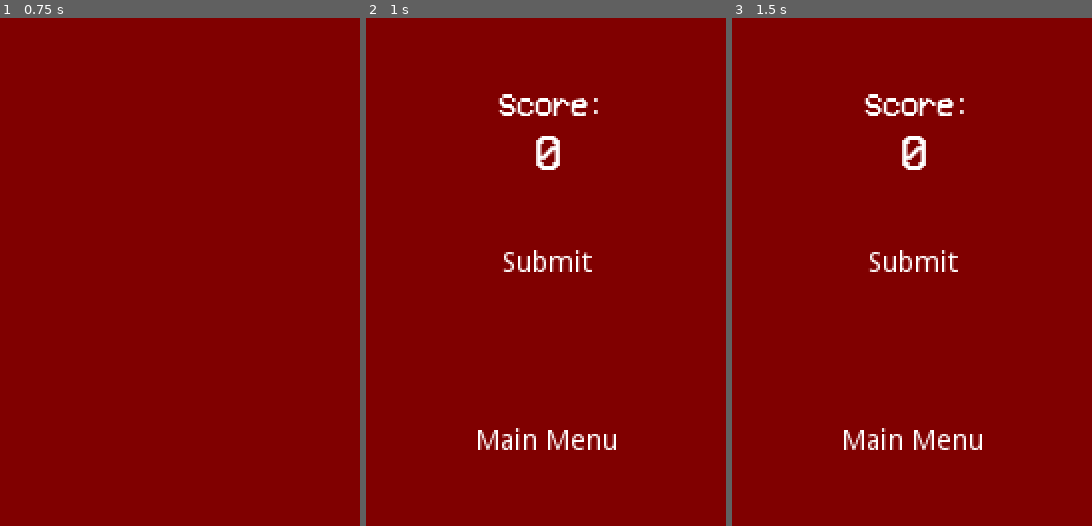
Above: before the commit, frames 1-3 (left to right).
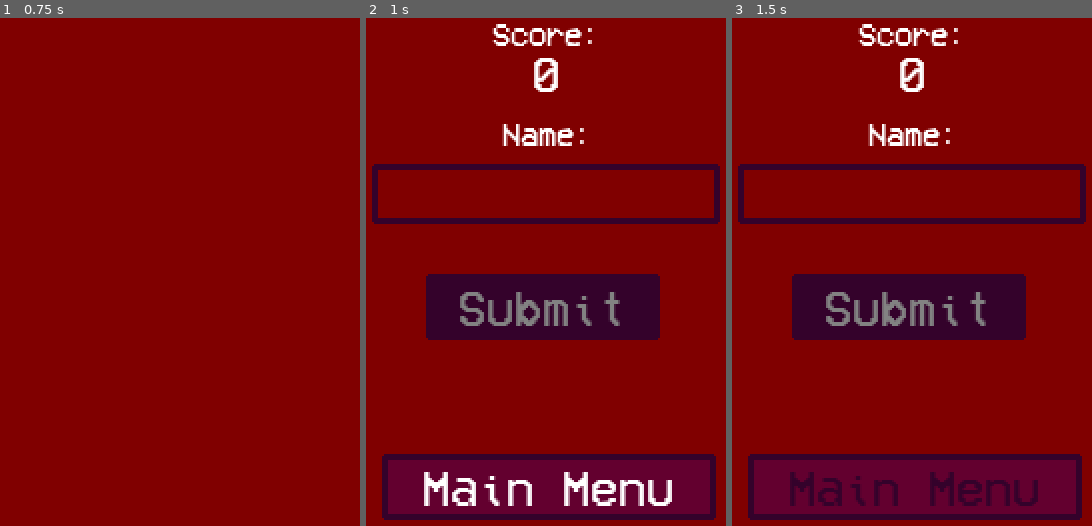
Above: after the commit, the same moments.

Repository: leogeier/impact_juggling
Game: Godot game, scene res://GameOverScreen/GameOverScreen.tscn
Two runs of this game, one before a commit and one after it. Both use one fixed random seed, a clock stepped at 60 frames per second and the inputs below. This scene is started directly instead of the project's main scene. Sound files missing from this copy of the repository are replaced by a short silence.
Inputs (mouse positions are in pixels of both pictures, inside the frame that each line leads up to):
- Up to frame 1 (0.75 s): tap Enter at 0.5 s; move the mouse to (288, 216) at 0.52 s; hold Right (ui_right) from 0.53 s (still down); tap Space (fire) at 0.6 s
- Up to frame 2 (1 s): keep holding Right (ui_right)
- Up to frame 3 (1.5 s): release Right (ui_right) at 1.25 s; click (915, 485) at 1.25 s, where only the run after the commit has a clickable "Main Menu"

Frame 1 is identical in both runs. In frame 2, 26% of the frame differs, in the area x 1-99%, y 1-99%; in frame 3, 26%.

Commit message:
flesh out game over screen

Diff:
--- a/ld-47/BallSpawner/BallSpawner.gd
+++ b/ld-47/BallSpawner/BallSpawner.gd
@@ -31,6 +31,9 @@
 	$BlinkTimer.start()
 
 func blink():
+	if !is_active:
+		return
+
 	if blinks_left > 0:
 		if blinks_left % 2 == 1:
 			$BlinkSound.play()
--- a/ld-47/GameOverScreen/GameOverScreen.gd
+++ b/ld-47/GameOverScreen/GameOverScreen.gd
@@ -1,9 +1,26 @@
 extends Node2D
+
+var style = StyleBoxFlat.new()
 
 func on_reveal():
 	$Content.visible = true
 	$RevealSound.play()
 
+func on_text_change(new_text):
+	$Content/Submit.disabled = new_text == ""
+
 func _ready():
+	randomize()
+
 	$Content/Score.text = String(ScoreTracker.score)
 	$RevealTimer.connect("timeout", self, "on_reveal")
+	$Content/Name.connect("text_changed", self, "on_text_change")
+
+	#var name = ""
+	#for i in range(5):
+	#	name = name + String(randi() % 10)
+	#$Content/Name.text = name
+	$Content/Name.grab_focus()
+
+	style.bg_color = (Color(0, 1, 1, 1))
+	set("custom_styles/normal", style)
--- a/ld-47/GameOverScreen/GameOverScreen.tscn
+++ b/ld-47/GameOverScreen/GameOverScreen.tscn
@@ -1,9 +1,79 @@
-[gd_scene load_steps=5 format=2]
+[gd_scene load_steps=12 format=2]
 
 [ext_resource path="res://GameOverScreen/GameOverScreen.gd" type="Script" id=1]
 [ext_resource path="res://ScorePopup/vcr_popup.tres" type="DynamicFont" id=2]
 [ext_resource path="res://sounds/collectible.wav" type="AudioStream" id=3]
 [ext_resource path="res://Score/vcr.tres" type="DynamicFont" id=4]
+
+[sub_resource type="StyleBoxEmpty" id=5]
+
+[sub_resource type="StyleBoxFlat" id=1]
+bg_color = Color( 0.501961, 0, 0, 1 )
+border_width_left = 3
+border_width_top = 3
+border_width_right = 3
+border_width_bottom = 3
+border_color = Color( 0.203922, 0.00784314, 0.168627, 1 )
+corner_radius_top_left = 3
+corner_radius_top_right = 3
+corner_radius_bottom_right = 3
+corner_radius_bottom_left = 3
+corner_detail = 6
+anti_aliasing = false
+
+[sub_resource type="StyleBoxFlat" id=6]
+bg_color = Color( 0.388235, 0, 0.184314, 1 )
+border_width_left = 3
+border_width_top = 3
+border_width_right = 3
+border_width_bottom = 3
+border_color = Color( 0.203922, 0.00784314, 0.168627, 1 )
+corner_radius_top_left = 3
+corner_radius_top_right = 3
+corner_radius_bottom_right = 3
+corner_radius_bottom_left = 3
+anti_aliasing = false
+
+[sub_resource type="StyleBoxFlat" id=2]
+bg_color = Color( 0.203922, 0.00784314, 0.168627, 1 )
+border_width_left = 3
+border_width_top = 3
+border_width_right = 3
+border_width_bottom = 3
+border_color = Color( 0.203922, 0.00784314, 0.168627, 1 )
+corner_radius_top_left = 3
+corner_radius_top_right = 3
+corner_radius_bottom_right = 3
+corner_radius_bottom_left = 3
+anti_aliasing = false
+
+[sub_resource type="StyleBoxEmpty" id=4]
+
+[sub_resource type="StyleBoxFlat" id=7]
+bg_color = Color( 0.203922, 0.00784314, 0.168627, 1 )
+border_width_left = 3
+border_width_top = 3
+border_width_right = 3
+border_width_bottom = 3
+border_color = Color( 0.203922, 0.00784314, 0.168627, 1 )
+corner_radius_top_left = 3
+corner_radius_top_right = 3
+corner_radius_bottom_right = 3
+corner_radius_bottom_left = 3
+anti_aliasing = false
+
+[sub_resource type="StyleBoxFlat" id=3]
+bg_color = Color( 0.388235, 0, 0.184314, 1 )
+border_width_left = 3
+border_width_top = 3
+border_width_right = 3
+border_width_bottom = 3
+border_color = Color( 0.203922, 0.00784314, 0.168627, 1 )
+corner_radius_top_left = 3
+corner_radius_top_right = 3
+corner_radius_bottom_right = 3
+corner_radius_bottom_left = 3
+anti_aliasing = false
 
 [node name="GameOverScreen" type="Node2D"]
 script = ExtResource( 1 )
@@ -20,10 +90,10 @@
 visible = false
 
 [node name="Score" type="Label" parent="Content"]
-margin_left = 85.0
-margin_top = 100.0
-margin_right = 155.0
-margin_bottom = 122.0
+margin_left = 84.3889
+margin_top = 61.4054
+margin_right = 154.389
+margin_bottom = 83.4054
 custom_fonts/font = ExtResource( 2 )
 text = "00000"
 align = 1
@@ -33,32 +103,80 @@
 }
 
 [node name="ScoreDesc" type="Label" parent="Content"]
-margin_left = 95.0
-margin_top = 80.0
-margin_right = 149.0
-margin_bottom = 95.0
+margin_left = 91.5054
+margin_top = 44.785
+margin_right = 145.505
+margin_bottom = 59.785
 custom_fonts/font = ExtResource( 4 )
 text = "Score:"
+align = 2
 __meta__ = {
 "_edit_use_anchors_": false
 }
 
-[node name="Label3" type="Label" parent="Content"]
-margin_left = 83.9705
-margin_top = 249.864
-margin_right = 154.971
-margin_bottom = 263.864
+[node name="NameDesc" type="Label" parent="Content"]
+margin_left = 96.6128
+margin_top = 95.0
+margin_right = 141.613
+margin_bottom = 110.0
+custom_fonts/font = ExtResource( 4 )
+text = "Name:"
+align = 2
+__meta__ = {
+"_edit_use_anchors_": false
+}
+
+[node name="Name" type="LineEdit" parent="Content"]
+margin_left = 31.8367
+margin_top = 117.724
+margin_right = 205.837
+margin_bottom = 147.724
+custom_styles/focus = SubResource( 5 )
+custom_styles/normal = SubResource( 1 )
+custom_fonts/font = ExtResource( 2 )
+custom_colors/font_color_selected = Color( 1, 1, 1, 1 )
+custom_colors/font_color = Color( 1, 1, 1, 1 )
+align = 1
+max_length = 5
+__meta__ = {
+"_edit_use_anchors_": false
+}
+
+[node name="Submit" type="Button" parent="Content"]
+margin_left = 59.0
+margin_top = 173.448
+margin_right = 176.0
+margin_bottom = 206.448
+custom_styles/hover = SubResource( 6 )
+custom_styles/pressed = SubResource( 2 )
+custom_styles/focus = SubResource( 4 )
+custom_styles/disabled = SubResource( 7 )
+custom_styles/normal = SubResource( 3 )
+custom_fonts/font = ExtResource( 2 )
+custom_colors/font_color_disabled = Color( 0.51, 0.51, 0.51, 1 )
+custom_colors/font_color = Color( 1, 1, 1, 1 )
+custom_colors/font_color_hover = Color( 0.203922, 0.00784314, 0.168627, 1 )
+custom_colors/font_color_pressed = Color( 1, 1, 1, 1 )
+disabled = true
+text = "Submit"
+__meta__ = {
+"_edit_use_anchors_": false
+}
+
+[node name="MainMenu" type="Button" parent="Content"]
+margin_left = 37.0
+margin_top = 263.0
+margin_right = 204.0
+margin_bottom = 296.0
+custom_styles/hover = SubResource( 6 )
+custom_styles/pressed = SubResource( 2 )
+custom_styles/focus = SubResource( 4 )
+custom_styles/normal = SubResource( 3 )
+custom_fonts/font = ExtResource( 2 )
+custom_colors/font_color = Color( 1, 1, 1, 1 )
+custom_colors/font_color_hover = Color( 0.203922, 0.00784314, 0.168627, 1 )
+custom_colors/font_color_pressed = Color( 1, 1, 1, 1 )
 text = "Main Menu"
 __meta__ = {
 "_edit_use_anchors_": false
 }
-
-[node name="Label4" type="Label" parent="Content"]
-margin_left = 97.4877
-margin_top = 160.978
-margin_right = 142.488
-margin_bottom = 174.978
-text = "Submit"
-__meta__ = {
-"_edit_use_anchors_": false
-}
